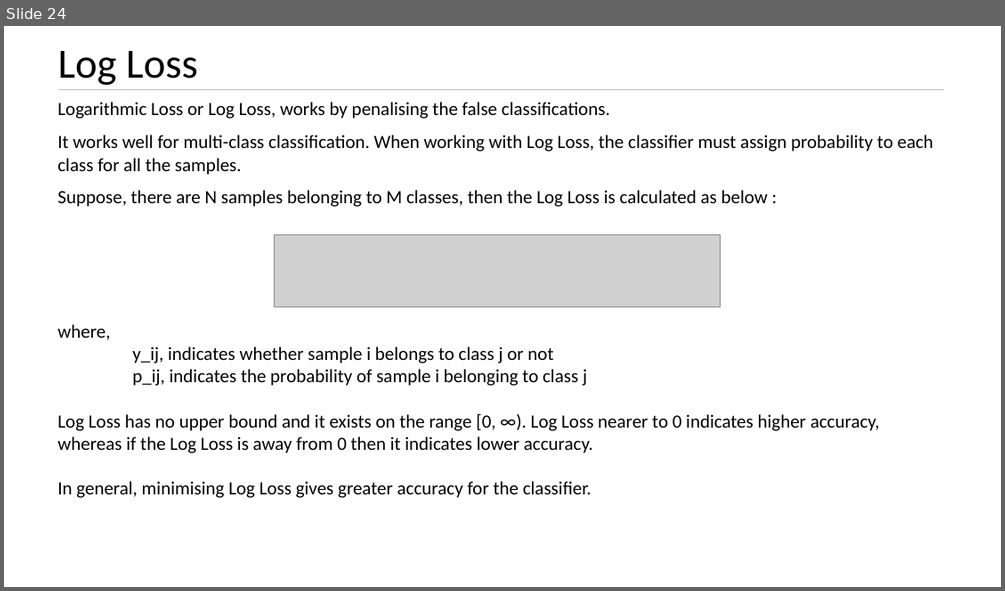
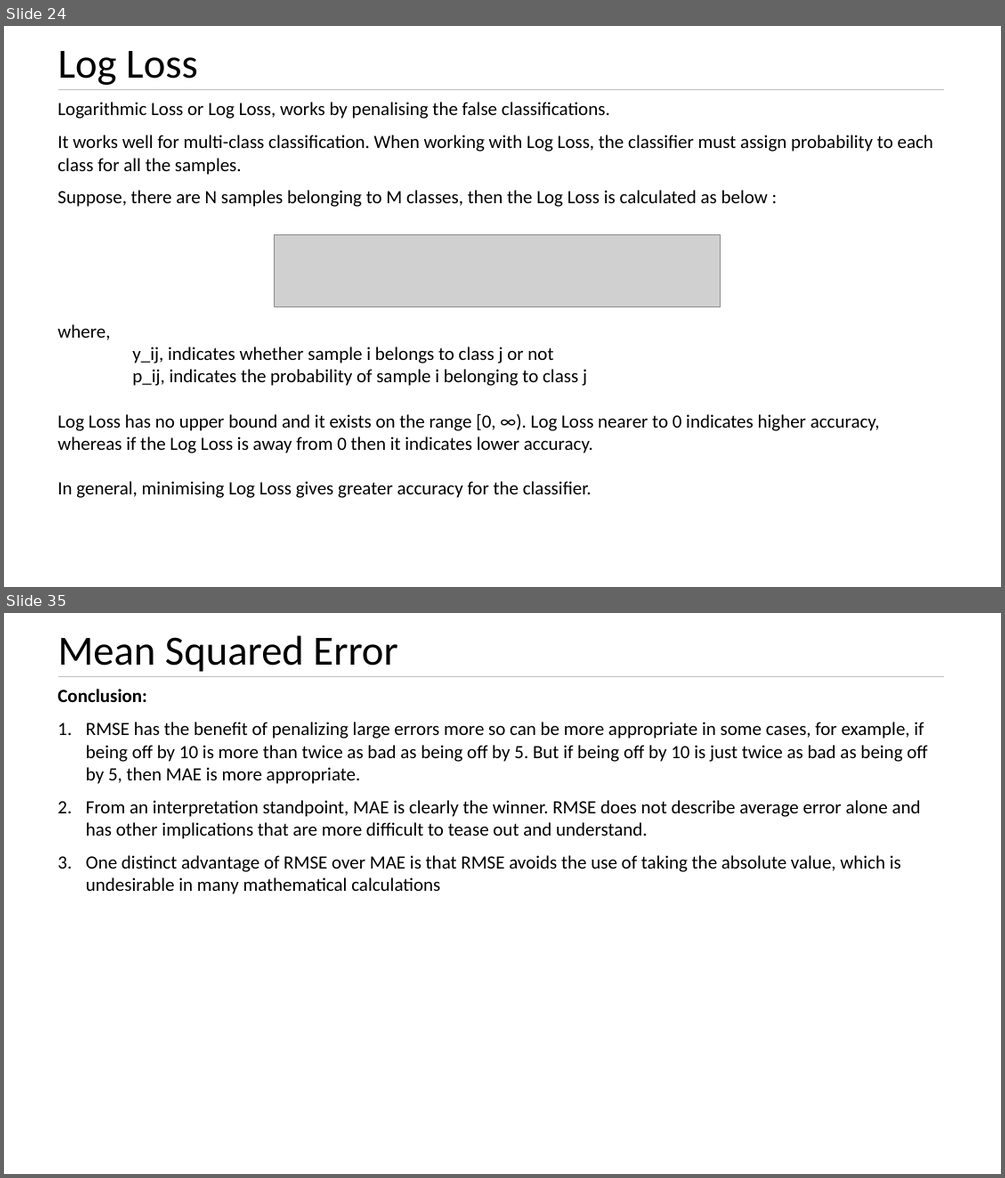
Before and after one commit to kushkul/Intro-to-Analytics, a slide deck: Machine Learning/Lesson 10 Performance Metrics.pptx. Shown one above the other, each under a label of ours: slide 24 before the commit, slides 24 and 35 after it; the slides between them are not shown. The pictures are 1005x591 and 1005x1178 pixels, drawn with LibreOffice and Linux fonts; fonts in the diff are those of the drawing; grey boxes stand for pictures. Boxes give left, top, right and bottom in pixels: in the first picture for what was removed or moved away, otherwise in the second. Text is boxed around its words. In the diff, an @@ line names an element or a change of style, - is before the commit and + after.

```diff
--- a/Machine Learning/Lesson 10 Performance Metrics.pptx
+++ b/Machine Learning/Lesson 10 Performance Metrics.pptx
@@ slide 35 added at [4, 613, 1001, 1174], background #FFFFFF @@
@@ text added at [58, 635, 397, 672], 40 pt, text #000000 @@
+Mean Squared Error
@@ text added at [57, 689, 927, 894], 18 pt, text #000000 @@
+Conclusion:
+1. RMSE has the benefit of penalizing large errors more so can be more appropriate in some cases, for example, if being off by 10 is more than twice as bad as being off by 5. But if being off by 10 is just twice as bad as being off by 5, then MAE is more appropriate.
+2. From an interpretation standpoint, MAE is clearly the winner. RMSE does not describe average error alone and has other implications that are more difficult to tease out and understand.
+3. One distinct advantage of RMSE over MAE is that RMSE avoids the use of taking the absolute value, which is undesirable in many mathematical calculations
@@ line added from (58, 676) to (945, 676), #BFBFBF 0.5 pt @@
```
Also in this commit, not shown: 1 slide changed, 9 other slides added.
